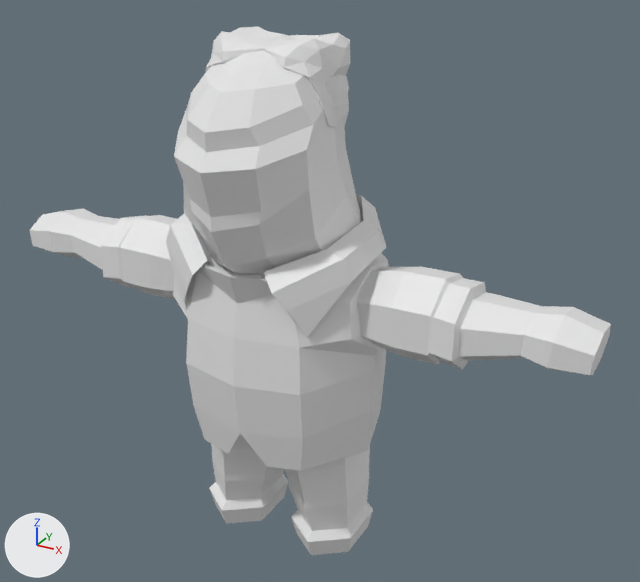
A saved change to the FBX model Assets/Models/fatman@sit.fbx.
One viewpoint serves both versions: a 50 mm camera at (2.37, -3.92, 3.55) aimed at (0.21, 0.02, 1.58). Every picture has the same lights, and +X, +Y and +Z are marked at lower left.

In view in the first picture: 'fatman'.
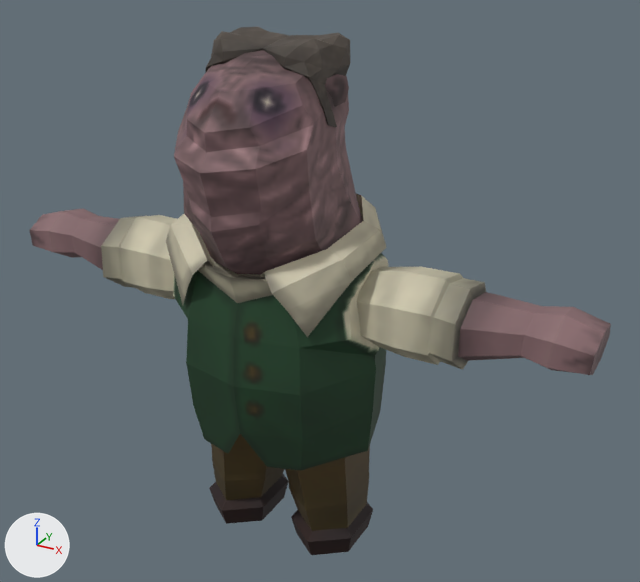
The newer file is also turned or shifted as a whole; pictures and numbers use the older file's frame.

Location of each change, [x1, y1, x2, y2] in pixels of the pictures (640 x 582 px):
'fatman', recoloured
    both: [29, 27, 611, 555]

Diff of the bpy script that builds the scene:
```diff
--- a/Assets/Models/fatman@sit.fbx.py
+++ b/Assets/Models/fatman@sit.fbx.py
@@ img_fatmantexture_png @@
+img_fatmantexture_png = load_image('fatmanTexture.png', 'Textures/fatmanTexture.png', 256, 256, 'sRGB')
@@ mat_material @@
+mat_material = principled_material('Material')
+mat_material.texture = img_fatmantexture_png  # with its transparency
+mat_material.roughness = 0.69
@@ me_cube @@
 me_cube.from_pydata(...)  # 590 vertices, 592 faces; spans x -1.75..1.75, y -0.74..0.45, z 0.0..2.96
+me_cube.materials.append(mat_material)  # picture img_fatmantexture_png
```
